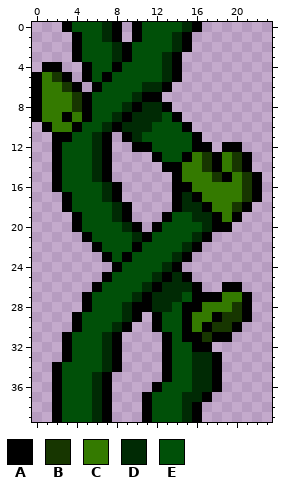
Pixel-art sprite: Cotxe11/Assets/Sprites/Gameplay elements/enredadera.png. Above is the file before it was changed.
The file is 24x40 pixels.
Palette (. is transparent): A #000000  B #173600  C #347a00  D #002a04  E #005008
Pixels before, first column x 0:
 0 ...AEEEDA.AEEEEDA......
 1 ....AEEDA.AEEEDA.......
 2 ....AEEEDAEEEEDA.......
 3 ....AEEEDAEEEDA........
 4 .AA..AEEAEEEEDA........
 5 ACBA.AEAEEEEEDA........
 6 ACCBA.AEEEEDDA.........
 7 ACCCBAEEEEDAA..........
 8 ACCCBAEEEDADDA.........
 9 ACCACAEEDADDDEA........
10 .ACCAEEDADDDEEEA.......
11 ..AAEEDA.ADEEEEEA......
12 ..AEEEDA..AAEEEEAA.AA..
13 ..AEEEDA....AEEACBACBA.
14 ..AEEEDA.....AACCBACBA.
15 ..AEEEDA......ACCCBACBA
16 ..AEEEEDA.....AACCCCCBA
17 ...AEEEDA.....ADACCCCBA
18 ...AEEEEDA....ADDACCBA.
19 ....AEEEDA...AEEDDACA..
20 ....AEEEEDA.AEEEEDAA...
21 .....AEEEEDAEEEEDA.....
22 ......AEEEAEEEEDA......
23 .......AEAEEEEDA.......
24 ........AEEEEDA........
25 .......AEEEEDADA.......
26 ......AEEEEDADDDA..AA..
27 .....AEEEEDADDDEAAACCA.
28 .....AEEEDAADDEAACCCBA.
29 ....AEEEEDA.AEEACCABBA.
30 ....AEEEDA..AEEACABBA..
31 ...AEEEDA....AEAABAA...
32 ...AEEEDA....AEEAA.....
33 ...AEEEDA....AEEDDA....
34 ..AEEEEDA....AEEDDA....
35 ..AEEEDA.....AEEDDA....
36 ..AEEEDA....AEEEDDA....
37 ..AEEEDA...AEEEDDA.....
38 ..AEEEDA...AEEEDA......
39 ..AEEEDA...AEEEDA......
The same view after the edit:
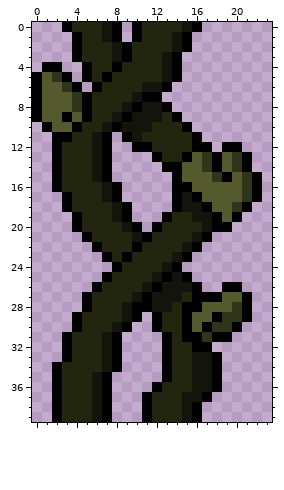
Edits made:
{"colour":"B","old":"#173600","new":"#2e351a"}
{"colour":"C","old":"#347a00","new":"#545a2e"}
{"colour":"D","old":"#002a04","new":"#13150c"}
{"colour":"E","old":"#005008","new":"#23260e"}
{"label":"changed","picture_box":[42,22,252,422]}
